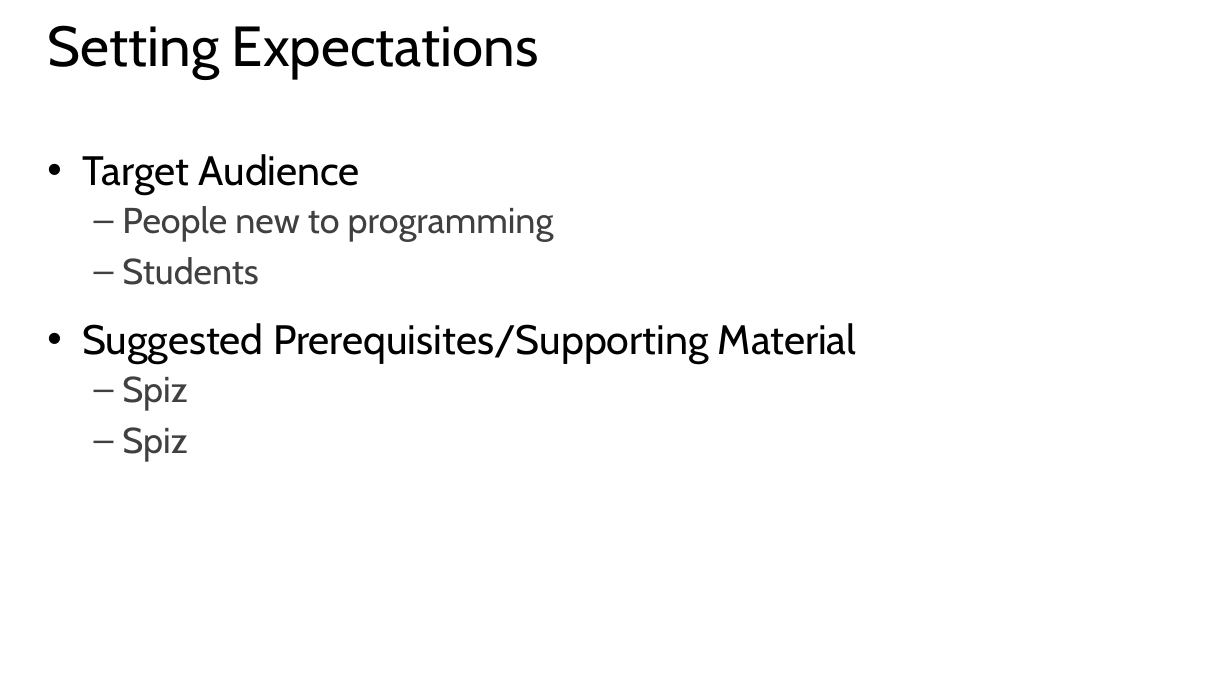
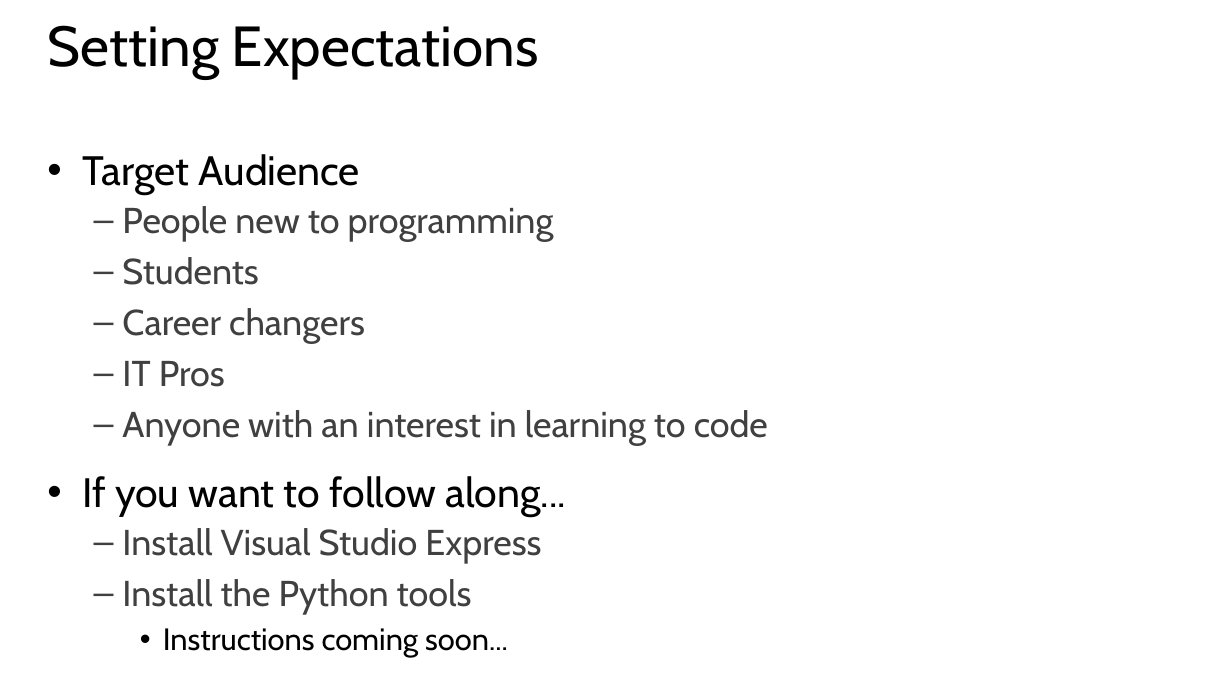
Before and after one commit to GeekTrainer/Introduction-Programming-Python, a slide deck: slide 6 of Office Docs/1 Getting Started.pptx. Drawn at 1232x693 pixels with LibreOffice and Linux fonts; fonts in the diff are those of the drawing. Boxes give left, top, right and bottom in pixels: in the first picture for what was removed or moved away, otherwise in the second. Text is boxed around its words. In the diff, an @@ line names an element or a change of style, - is before the commit and + after.

```diff
--- a/Office Docs/1 Getting Started.pptx
+++ b/Office Docs/1 Getting Started.pptx
@@ text at [82, 308, 768, 657]: text changed; size 32 to 28 pt; text colour #000000 to #404040 @@
-• Suggested Prerequisites/Supporting Material
-  – Spiz
-  – Spiz
+  – Career changers
+  – IT Pros
+  – Anyone with an interest in learning to code
+• If you want to follow along...
+  – Install Visual Studio Express
+  – Install the Python tools
+    • Instructions coming soon...
```
Also in this commit, not shown: 1 other slide changed, 3 other files.
